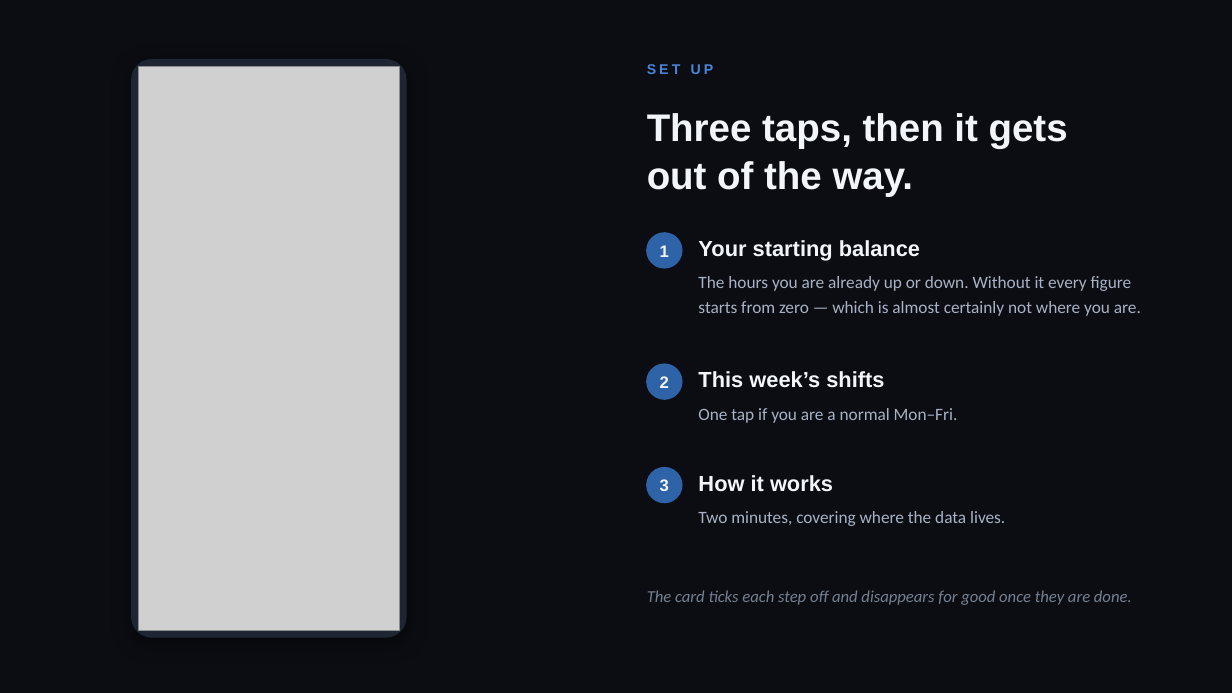
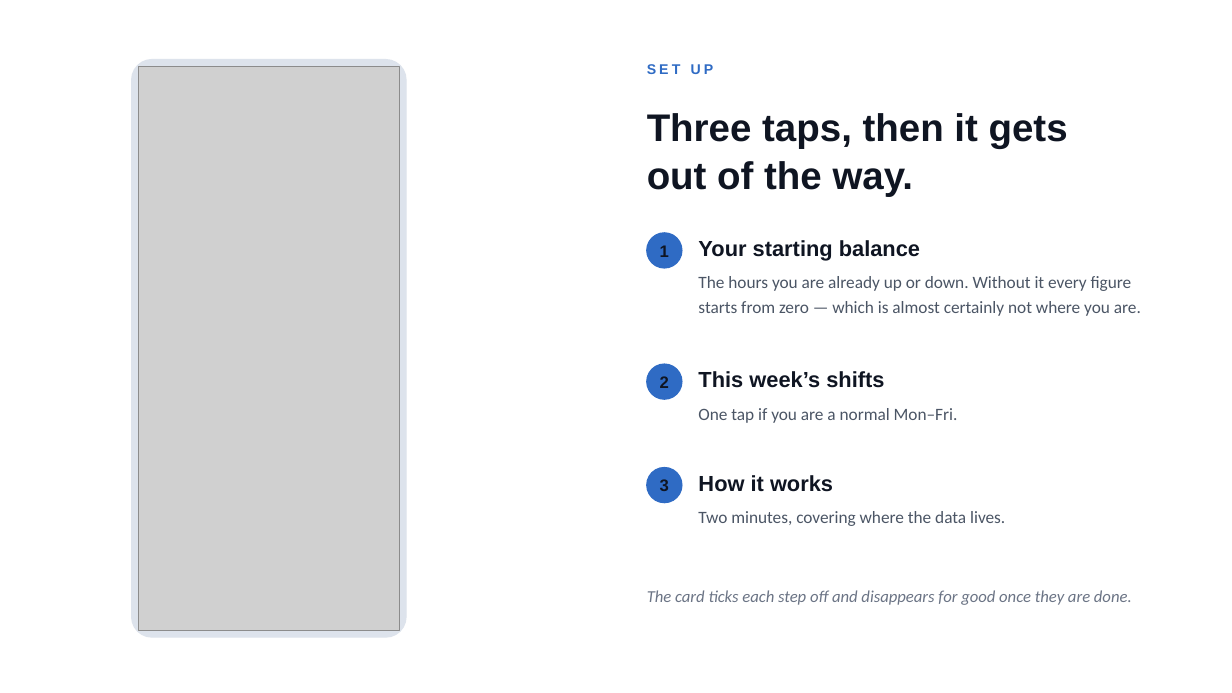
Before and after one commit to belacorg/CTAPTracker, a slide deck: slide 4 of docs/presentation/CTAP-Tracker.pptx. Drawn at 1232x693 pixels with LibreOffice and Linux fonts; fonts in the diff are those of the drawing; grey boxes stand for pictures. Boxes give left, top, right and bottom in pixels: in the first picture for what was removed or moved away, otherwise in the second. Text is boxed around its words. In the diff, an @@ line names an element or a change of style, - is before the commit and + after.

```diff
--- a/docs/presentation/CTAP-Tracker.pptx
+++ b/docs/presentation/CTAP-Tracker.pptx
@@ background #0B0D12 to #FFFFFF @@
@@ text "SET UP" at box(647, 64, 714, 74): text colour #4A86D8 to #2F6BC4 @@
@@ rounded rectangle at box(132, 60, 407, 638): fill #1E2533 to #DDE3EC; outline #1E2533 1 pt to #DDE3EC 1 pt; shadow off @@
@@ fill #2F63A8 to #2F6BC4; outline #2F63A8 1 pt to #2F6BC4 1 pt in 3 elements at box(647, 233, 682, 268), box(647, 364, 682, 399), box(647, 468, 682, 503) @@
@@ text colour #F2F5FA to #0F1522 in 7 elements at box(647, 113, 1068, 197), box(660, 245, 669, 257), box(698, 240, 920, 261), box(660, 376, 669, 388), box(698, 371, 884, 388), box(660, 479, 669, 491), box(698, 475, 833, 492) @@
@@ text colour #A8B2C4 to #4B5565 in 3 elements at box(698, 276, 1141, 316), box(698, 408, 958, 423), box(698, 511, 1005, 526) @@
@@ text "The card ticks each step ..." at box(647, 590, 1132, 605): text colour #758091 to #6B7485 @@
```
Also in this commit, not shown: 10 other slides changed.
